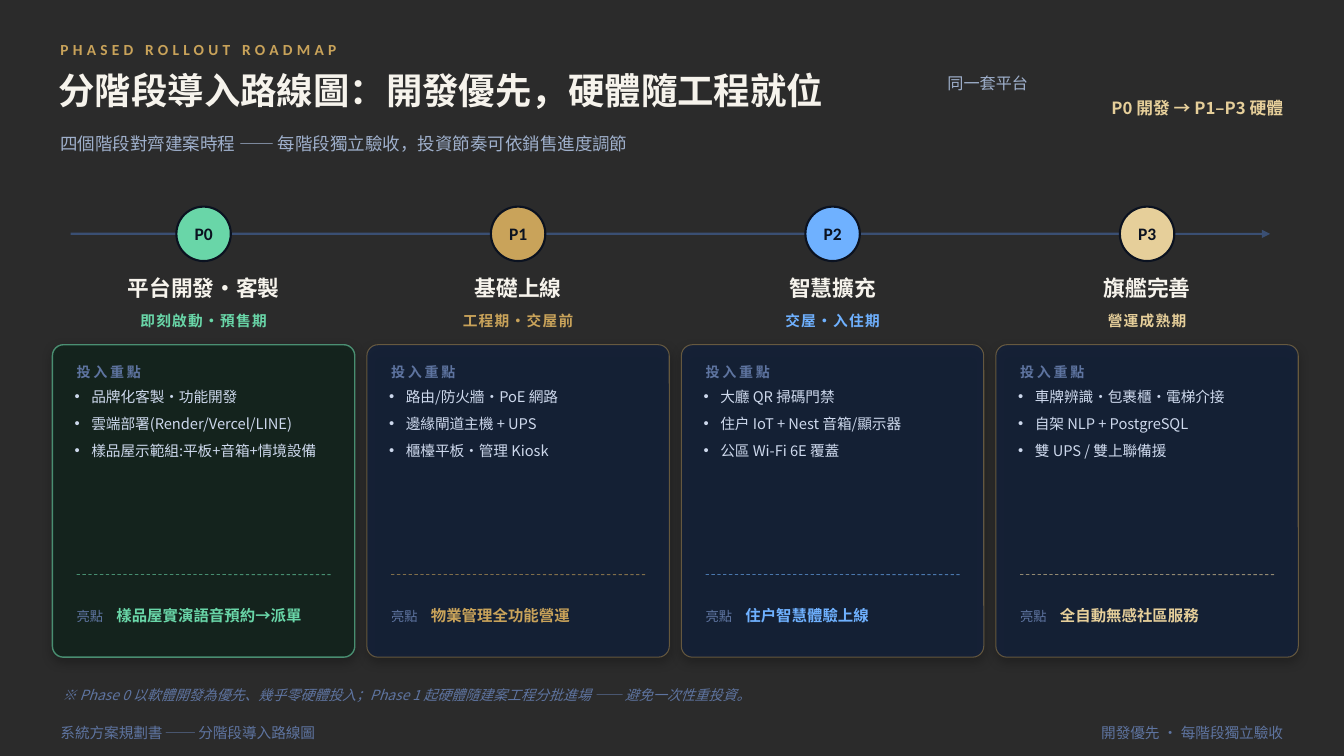
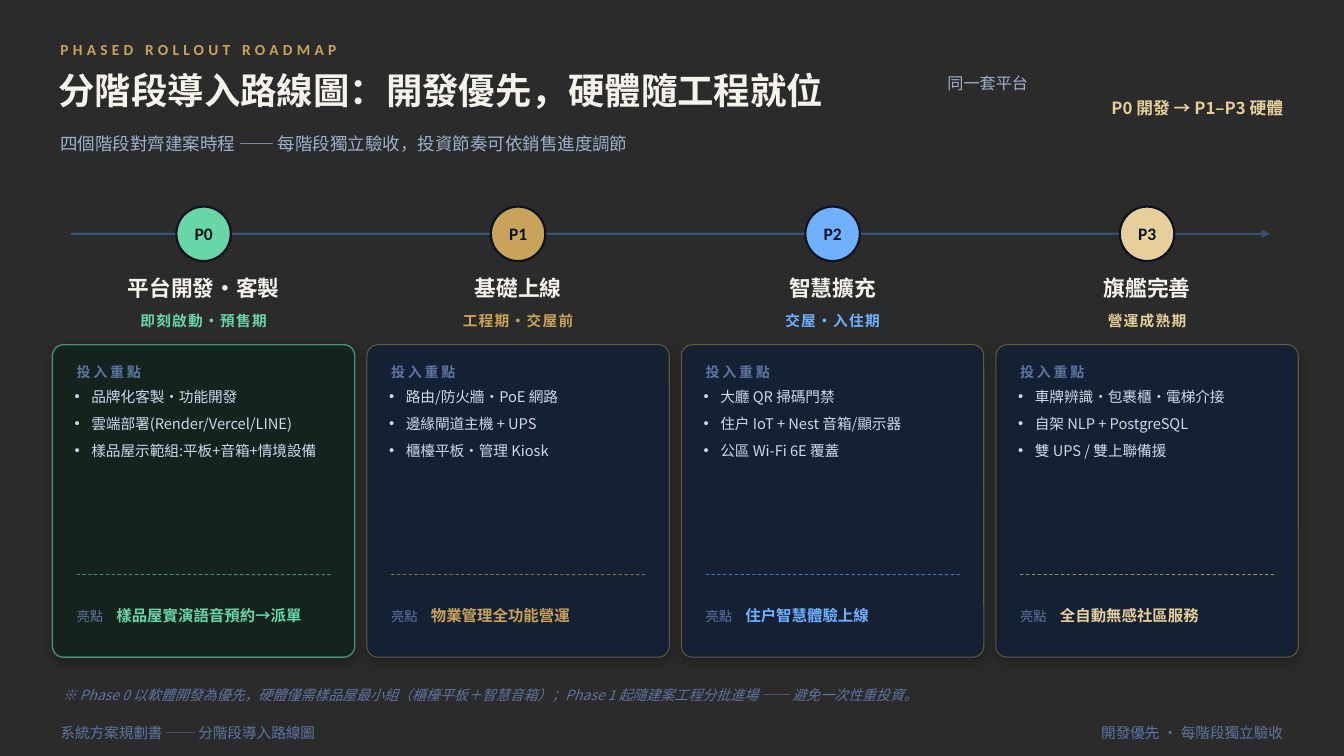
Before and after one commit to DONG-WEI-YANG/mai-touch-line-demo, a slide deck: slide 5 of docs/slides/系統方案規劃.pptx. Drawn at 1344x756 pixels with LibreOffice and Linux fonts; fonts in the diff are those of the drawing; background and template pictures are left out; a plain dark background stands for a picture behind light text. Boxes give left, top, right and bottom in pixels: in the first picture for what was removed or moved away, otherwise in the second. Text is boxed around its words. In the diff, an @@ line names an element or a change of style, - is before the commit and + after.

```diff
--- a/docs/slides/系統方案規劃.pptx
+++ b/docs/slides/系統方案規劃.pptx
@@ text at [80, 688, 918, 702]: text changed @@
-※ Phase 0 以軟體開發為優先、幾乎零硬體投入；Phase 1 起硬體隨建案工程分批進場 —— 避免一次性重投資。
+※ Phase 0 以軟體開發為優先，硬體僅需樣品屋最小組（櫃檯平板＋智慧音箱）；Phase 1 起隨建案工程分批進場 —— 避免一次性重投資。
```
Also in this commit, not shown: 5 other files.
